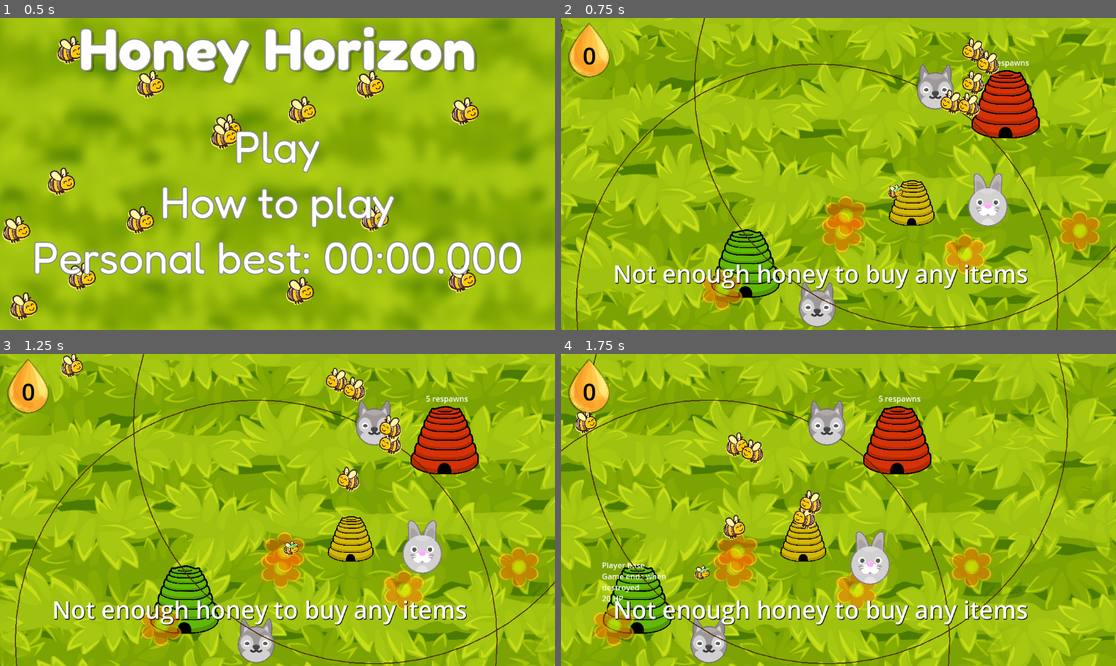
Above: before the commit, frames 1-4 (two rows, left to right).
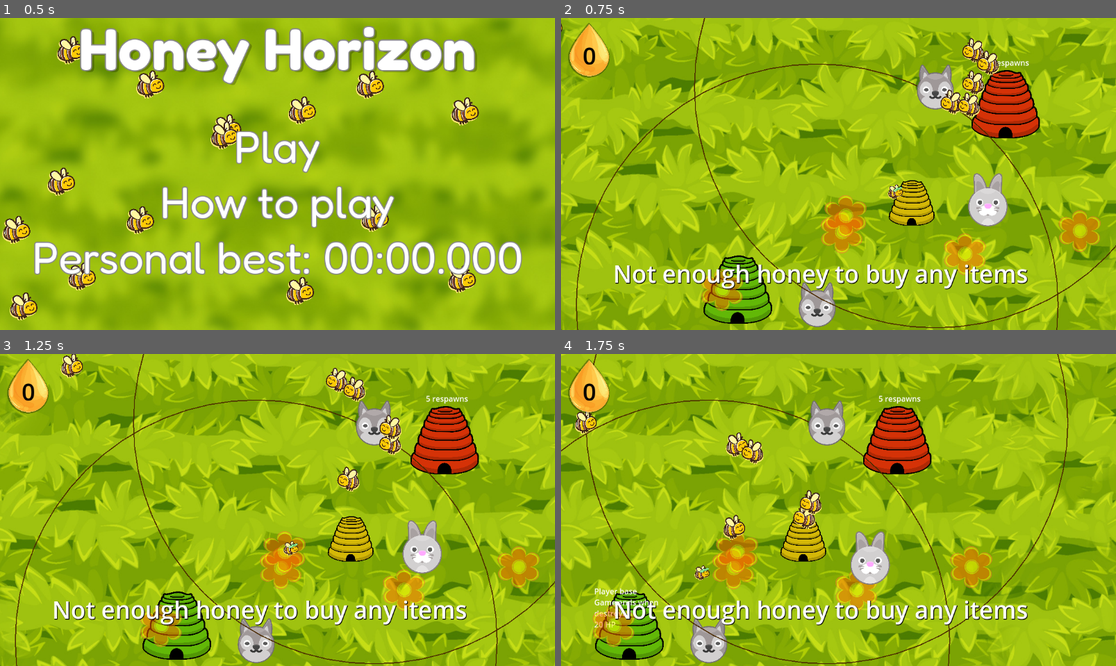
Above: after the commit, the same moments.

Repository: jam53/GMTK-Gamejam-2024
Game: Godot game, scene res://scenes/main_menu.tscn
The game is run twice, just before and just after one commit, with the same random seed, the same clock (stepped at 60 frames per second) and the same inputs.
Inputs (mouse positions are in pixels of both pictures, inside the frame that each line leads up to):
- Up to frame 1 (0.5 s): no input
- Up to frame 2 (0.75 s): click "Play" at 0.5 s
- Up to frame 3 (1.25 s): no input
- Up to frame 4 (1.75 s): move the mouse to (744, 597) at 1.27 s; press the mouse at (744, 597) at 1.28 s; hold D (right) from 1.28 s (still down)

Frame 1 is identical in both runs. In frame 2, 2.2% of the frame differs, in the area x 25-40%, y 67-98%; in frame 3, 2.2%; in frame 4, 2.6%, in the area x 6-20%, y 66-98%.

Commit message:
Add a "game over" window that gets displayed when the base hive gets destroyed

Diff:
--- a/scenes/base_hive.tscn
+++ b/scenes/base_hive.tscn
@@ -1,9 +1,10 @@
-[gd_scene load_steps=8 format=3 uid="uid://coyo8k2hr1no8"]
+[gd_scene load_steps=9 format=3 uid="uid://bbnkk7labr480"]
 
 [ext_resource type="Script" path="res://scripts/base_hive.gd" id="1_a8tyv"]
 [ext_resource type="Texture2D" uid="uid://cahfbf8ayu4l" path="res://assets/sprites/temp/beehive-base.png" id="2_j4b4k"]
 [ext_resource type="PackedScene" uid="uid://bg8sij5iv4h0j" path="res://scenes/components/health_component.tscn" id="4_jbvdk"]
 [ext_resource type="PackedScene" uid="uid://tb08j7g6ttxh" path="res://scenes/components/hitbox_component.tscn" id="5_y56t7"]
+[ext_resource type="PackedScene" uid="uid://d2hi6sn5k31m8" path="res://scenes/ui/game_over.tscn" id="6_j3a5f"]
 [ext_resource type="PackedScene" uid="uid://c2tnhw17jpf8x" path="res://scenes/components/info_component.tscn" id="7_8bk6r"]
 
 [sub_resource type="CapsuleShape2D" id="CapsuleShape2D_wu687"]
@@ -13,8 +14,9 @@
 [sub_resource type="RectangleShape2D" id="RectangleShape2D_xetl1"]
 size = Vector2(132, 112)
 
-[node name="BaseHive" type="CharacterBody2D" groups=["hives"]]
+[node name="BaseHive" type="CharacterBody2D" node_paths=PackedStringArray("game_over_window") groups=["hives"]]
 script = ExtResource("1_a8tyv")
+game_over_window = NodePath("GameOver")
 
 [node name="Hive" type="Sprite2D" parent="."]
 scale = Vector2(0.107, 0.107)
@@ -38,4 +40,6 @@
 info_text = "Player base\\nGame ends when destroyed\\n20 HP"
 hitboxComponent = NodePath("../HitboxComponent")
 
+[node name="GameOver" parent="." instance=ExtResource("6_j3a5f")]
+
 [connection signal="died" from="HealthComponent" to="." method="_on_health_component_died"]
--- a/scenes/lawn.tscn
+++ b/scenes/lawn.tscn
@@ -24,7 +24,7 @@
 player = NodePath("../Player")
 
 [node name="BaseHive" parent="." instance=ExtResource("15_vpwca")]
-position = Vector2(343, 475)
+position = Vector2(327, 529)
 
 [node name="Hive" parent="." instance=ExtResource("2_qycfm")]
 position = Vector2(688, 349)
--- /dev/null
+++ b/scenes/ui/game_over.tscn
@@ -0,0 +1,72 @@
+[gd_scene load_steps=5 format=3 uid="uid://d2hi6sn5k31m8"]
+
+[ext_resource type="Script" path="res://scripts/game_over.gd" id="1_o2nhm"]
+[ext_resource type="Texture2D" uid="uid://cereni0kmng6f" path="res://assets/sprites/GrassBlurred.jpg" id="2_7reqx"]
+[ext_resource type="FontFile" uid="uid://cmo4arn350ar4" path="res://assets/fonts/FredokaOne-Regular.ttf" id="3_j0nwf"]
+[ext_resource type="FontFile" uid="uid://bh6jf7bkg5idf" path="res://assets/fonts/Fredoka-Regular.ttf" id="4_og12r"]
+
+[node name="GameOver" type="Window" node_paths=PackedStringArray("description")]
+title = "Honey Horizon - Game over"
+initial_position = 2
+size = Vector2i(1000, 800)
+visible = false
+script = ExtResource("1_o2nhm")
+description = NodePath("CanvasLayer/VBoxContainer/MarginContainer/Description")
+
+[node name="CanvasLayer" type="CanvasLayer" parent="."]
+
+[node name="TextureRect" type="TextureRect" parent="CanvasLayer"]
+anchors_preset = 15
+anchor_right = 1.0
+anchor_bottom = 1.0
+grow_horizontal = 2
+grow_vertical = 2
+texture = ExtResource("2_7reqx")
+
+[node name="VBoxContainer" type="VBoxContainer" parent="CanvasLayer"]
+anchors_preset = 15
+anchor_right = 1.0
+anchor_bottom = 1.0
+grow_horizontal = 2
+grow_vertical = 2
+theme_override_constants/separation = 20
+
+[node name="Title" type="Label" parent="CanvasLayer/VBoxContainer"]
+layout_mode = 2
+theme_override_colors/font_shadow_color = Color(0, 0, 0, 0.247059)
+theme_override_colors/font_outline_color = Color(0.533333, 0.533333, 0.533333, 1)
+theme_override_constants/shadow_offset_x = 6
+theme_override_constants/shadow_offset_y = 4
+theme_override_constants/outline_size = 10
+theme_override_fonts/font = ExtResource("3_j0nwf")
+theme_override_font_sizes/font_size = 116
+text = "Game over"
+horizontal_alignment = 1
+
+[node name="MarginContainer" type="MarginContainer" parent="CanvasLayer/VBoxContainer"]
+layout_mode = 2
+size_flags_vertical = 3
+theme_override_constants/margin_left = 75
+
+[node name="Description" type="RichTextLabel" parent="CanvasLayer/VBoxContainer/MarginContainer"]
+custom_minimum_size = Vector2(0, 280.81)
+layout_mode = 2
+size_flags_vertical = 3
+theme_override_colors/default_color = Color(1, 1, 1, 1)
+theme_override_colors/font_shadow_color = Color(0, 0, 0, 0.247059)
+theme_override_colors/font_outline_color = Color(0.533333, 0.533333, 0.533333, 1)
+theme_override_constants/shadow_offset_x = 2
+theme_override_constants/shadow_offset_y = 2
+theme_override_constants/outline_size = 6
+theme_override_fonts/normal_font = ExtResource("4_og12r")
+theme_override_fonts/bold_font = ExtResource("3_j0nwf")
+theme_override_fonts/italics_font = ExtResource("3_j0nwf")
+theme_override_font_sizes/normal_font_size = 40
+theme_override_font_sizes/bold_font_size = 64
+theme_override_font_sizes/italics_font_size = 40
+bbcode_enabled = true
+text = "Your base hive (green) was destroyed, ending the game.
+
+[b]Time survived: 00:00.00[/b]"
+
+[connection signal="close_requested" from="." to="." method="_on_close_requested"]
--- a/scripts/base_hive.gd
+++ b/scripts/base_hive.gd
@@ -1,6 +1,9 @@
 extends CharacterBody2D
 
+@export var game_over_window: GameOver
+
 var time_start: int
+var time_survived: int = -1
 
 func _ready():
 	time_start = Time.get_ticks_msec()
@@ -11,16 +14,20 @@
 		get_tree().quit() # default behavior, closes the game
 
 func _on_health_component_died():
+	game_over_window.show_game_over_window(get_time_survived())
+	get_tree().root.add_child(game_over_window.duplicate())
 	update_personal_best()
-	queue_free()
+	get_tree().change_scene_to_file("res://scenes/main_menu.tscn")
 
 func update_personal_best():
-	var time_survived = get_time_survived()
-	if time_survived > get_personal_best_from_disk():
+	if get_time_survived() > get_personal_best_from_disk():
 		save_personal_best_to_disk(time_survived)
 
 func get_time_survived() -> int:
-	return Time.get_ticks_msec() - time_start
+	if time_survived == -1:
+		time_survived = Time.get_ticks_msec() - time_start
+
+	return time_survived
 
 func get_personal_best_from_disk() -> int:
 	var personal_best: int = 0
--- /dev/null
+++ b/scripts/game_over.gd
@@ -0,0 +1,20 @@
+extends Window
+class_name GameOver
+
+@export var description: RichTextLabel
+
+func _on_close_requested():
+	self.hide()
+
+func show_game_over_window(time_survived: int):
+	self.show()
+	description.text = "Your base hive (green) was destroyed, ending the game.\n\n[b]Time survived: " + format_time(time_survived) + "[/b]"
+
+func format_time(milliseconds: int) -> String:
+	var total_seconds = milliseconds / 1000
+	var minutes = total_seconds / 60
+	var seconds = total_seconds % 60
+	var ms = milliseconds % 1000
+
+	var formatted_time = String("%02d:%02d.%03d" % [minutes, seconds, ms])
+	return formatted_time
Not shown: 1 places in scenes/lawn.tscn that only renumber resources
Not shown: 1 places in scenes/main_menu.tscn that only renumber resources
